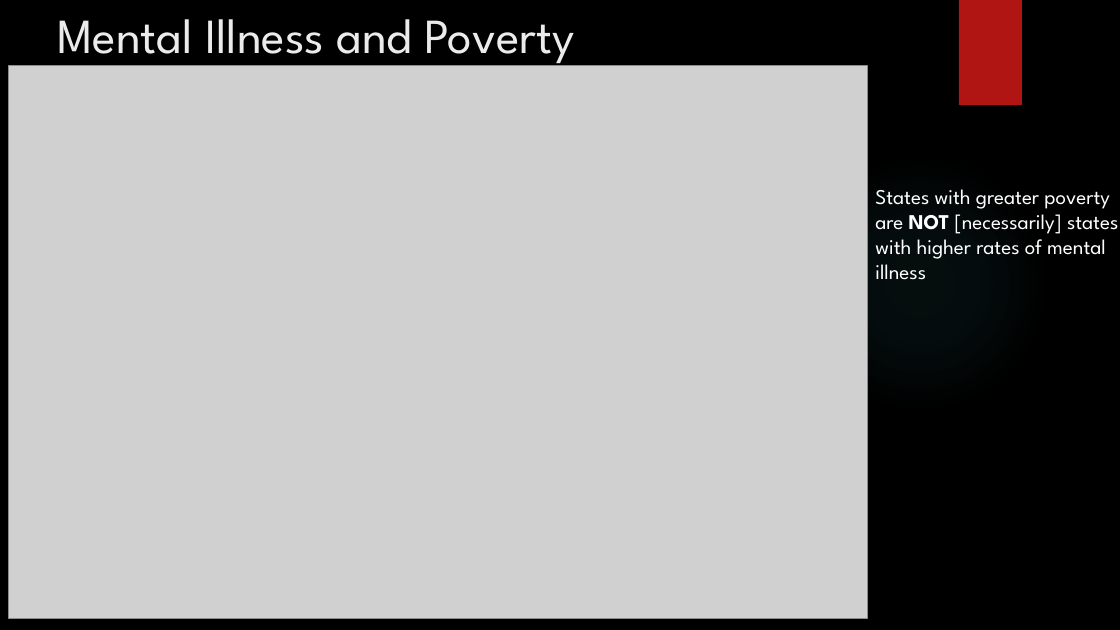
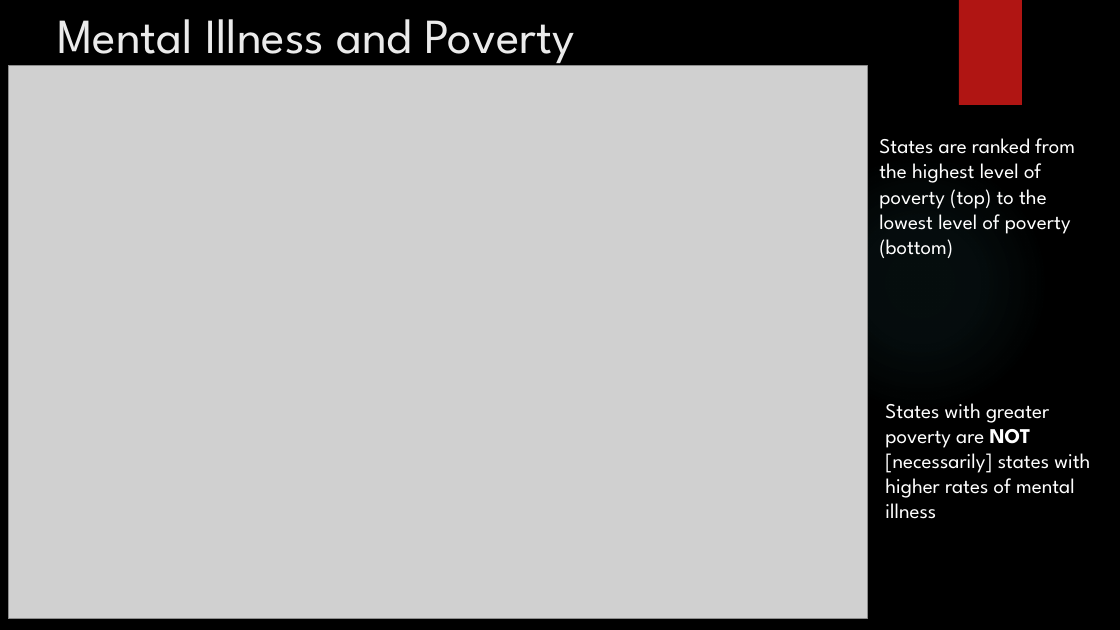
Before and after one commit to brian-e-haley/Mental_health_US, a slide deck: slide 11 of Output/MentalHealth_in_the_US.pptx (slide 10 before the commit). Drawn at 1120x630 pixels with LibreOffice and Linux fonts; fonts in the diff are those of the drawing; grey boxes stand for pictures; background and template pictures are left out. Boxes give left, top, right and bottom in pixels: in the first picture for what was removed or moved away, otherwise in the second. Text is boxed around its words. In the diff, an @@ line names an element or a change of style, - is before the commit and + after.

```diff
--- a/Output/MentalHealth_in_the_US.pptx
+++ b/Output/MentalHealth_in_the_US.pptx
@@ text added at bbox=[879, 138, 1075, 258], 18 pt, text #FFFFFF @@
+States are ranked from the highest level of poverty (top) to the lowest level of poverty (bottom)
@@ text "States with greater poverty are ..." rewrapped from bbox=[875, 189, 1118, 280] to bbox=[885, 403, 1090, 519] @@
```
Also in this commit, not shown: 7 other slides changed, 2 slides added.
